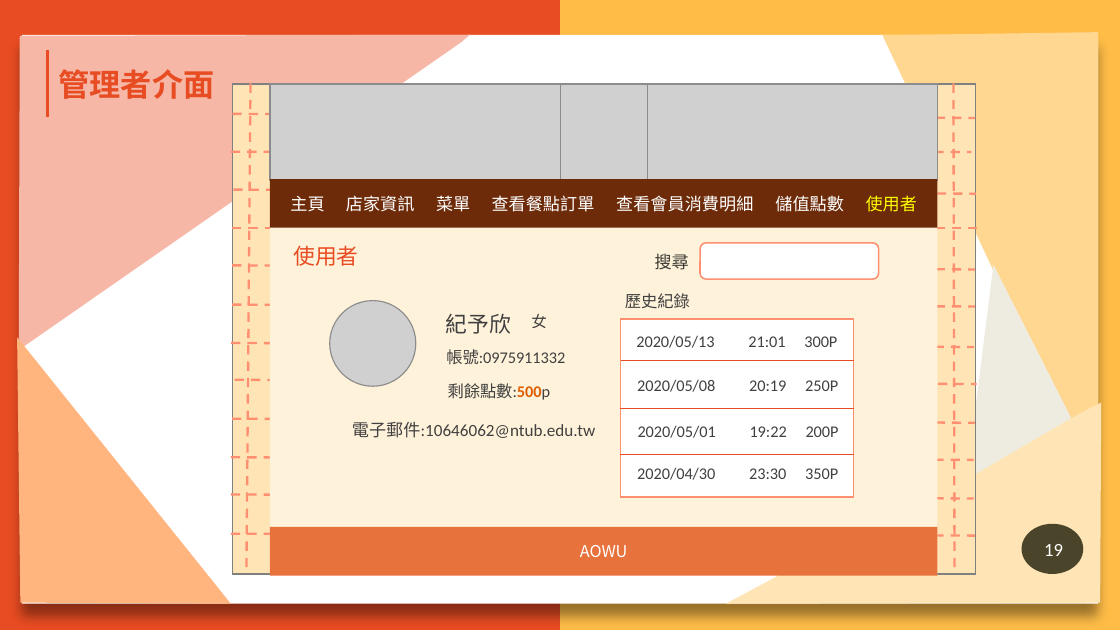
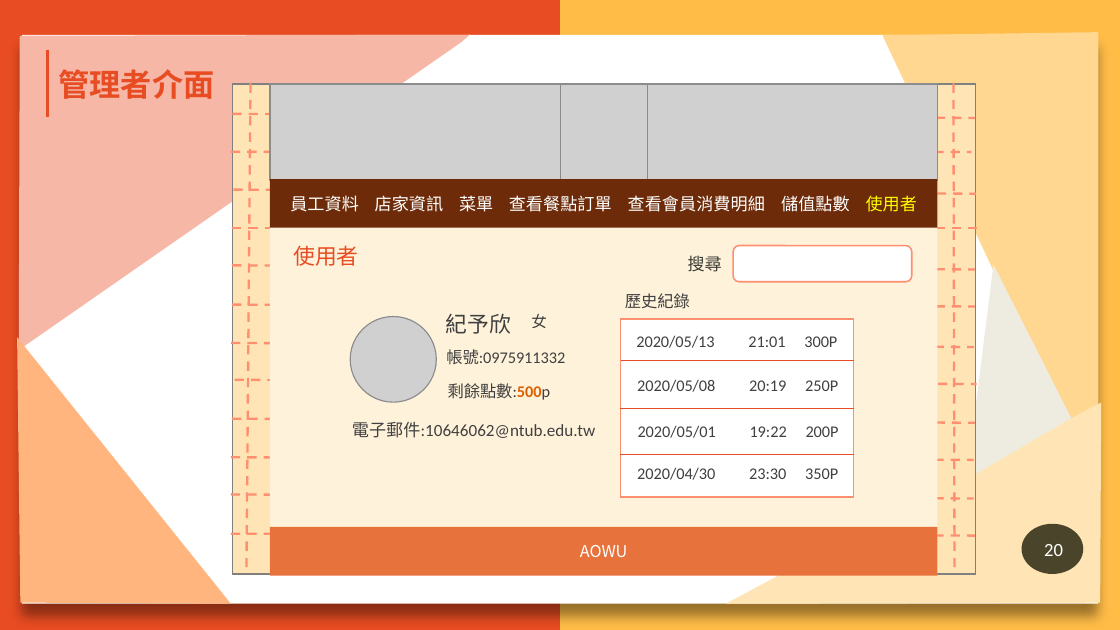
Before and after one commit to N1066442/board-game, a slide deck: slide 20 of 第109408組-AOWU桌遊GO-ppt.pptx (slide 19 before the commit). Drawn at 1120x630 pixels with LibreOffice and Linux fonts; fonts in the diff are those of the drawing; grey boxes stand for pictures; background and template pictures are left out. Boxes give left, top, right and bottom in pixels: in the first picture for what was removed or moved away, otherwise in the second. Text is boxed around its words. In the diff, an @@ line names an element or a change of style, - is before the commit and + after.

```diff
--- a/第109408組-AOWU桌遊GO-ppt.pptx
+++ b/第109408組-AOWU桌遊GO-ppt.pptx
@@ text removed at <box>290,196,324,212</box> @@
-主頁
@@ text added at <box>290,195,359,212</box>, 11 pt, text #FFFFFF @@
+員工資料
@@ text "店家資訊": place and size @@
-text "店家資訊" at <box>346,195,415,212</box>
+text "店家資訊" at <box>375,195,444,212</box>
@@ text "菜單": place and size @@
-text "菜單" at <box>436,195,470,212</box>
+text "菜單" at <box>459,195,493,212</box>
@@ text "查看餐點訂單": place and size @@
-text "查看餐點訂單" at <box>492,195,595,212</box>
+text "查看餐點訂單" at <box>509,195,612,212</box>
@@ text "查看會員消費明細": place and size @@
-text "查看會員消費明細" at <box>616,195,753,212</box>
+text "查看會員消費明細" at <box>628,195,765,212</box>
@@ text "儲值點數": place and size @@
-text "儲值點數" at <box>775,195,844,212</box>
+text "儲值點數" at <box>781,195,850,212</box>
@@ text "搜尋": place and size @@
-text "搜尋" at <box>655,253,689,270</box>
+text "搜尋" at <box>688,255,722,272</box>
@@ rounded rectangle "登入": place and size @@
-rounded rectangle "登入" at <box>700,243,878,279</box>
+rounded rectangle "登入" at <box>734,245,912,281</box>
@@ picture: place and size @@
-picture at <box>329,300,416,385</box>
+picture at <box>351,317,437,402</box>
@@ page number at <box>1044,544,1063,556</box>: text changed @@
-19
+20
```
Also in this commit, not shown: 5 other slides changed, 1 slide added.
